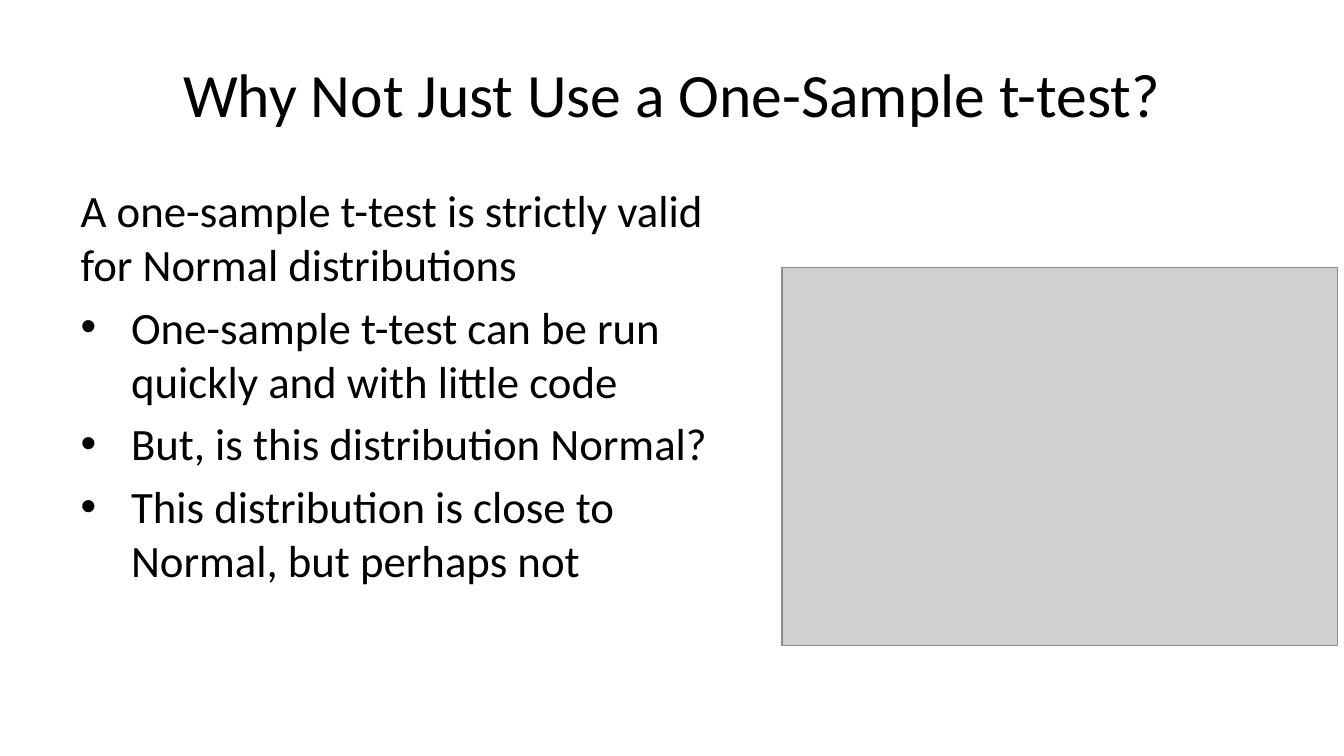
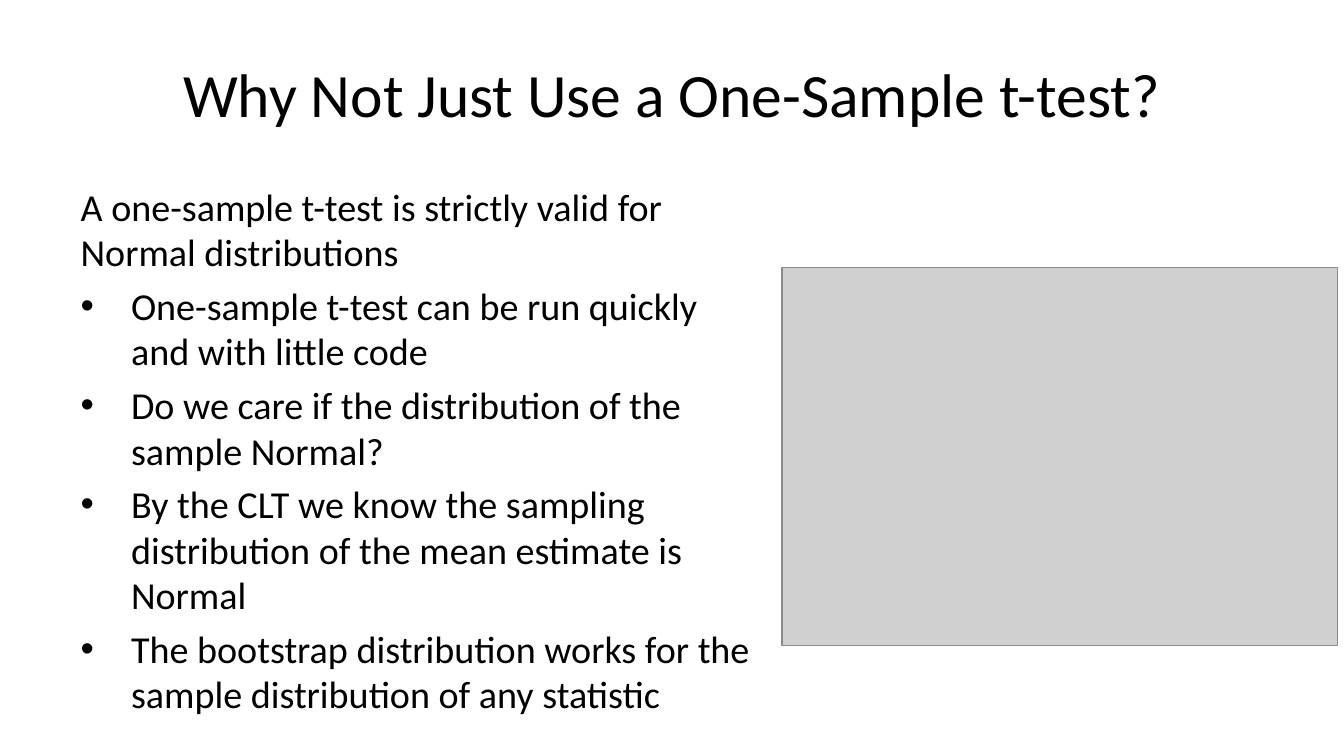
Before and after one commit to StephenElston/CSCI-E-83, a slide deck: slide 22 of LectureSlides/06b_IntroductionToBootstrap.pptx. Drawn at 1344x756 pixels with LibreOffice and Linux fonts; fonts in the diff are those of the drawing; grey boxes stand for pictures. Boxes give left, top, right and bottom in pixels: in the first picture for what was removed or moved away, otherwise in the second. Text is boxed around its words. In the diff, an @@ line names an element or a change of style, - is before the commit and + after.

```diff
--- a/LectureSlides/06b_IntroductionToBootstrap.pptx
+++ b/LectureSlides/06b_IntroductionToBootstrap.pptx
@@ text at box(81, 194, 697, 366): size 24 to 20.4 pt in "A one-sample t-test is strictly valid for ...", "One-sample t-test can be run quickly and ..." @@
@@ text at box(131, 392, 750, 669): text changed; size 24 to 20.4 pt @@
-• But, is this distribution Normal?
-• This distribution is close to Normal, but perhaps not
+• Do we care if the distribution of the sample Normal?
+• By the CLT we know the sampling distribution of the mean estimate is Normal
+• The bootstrap distribution works for the sample distribution of any statistic
```
Also in this commit, not shown: 9 other slides changed.
